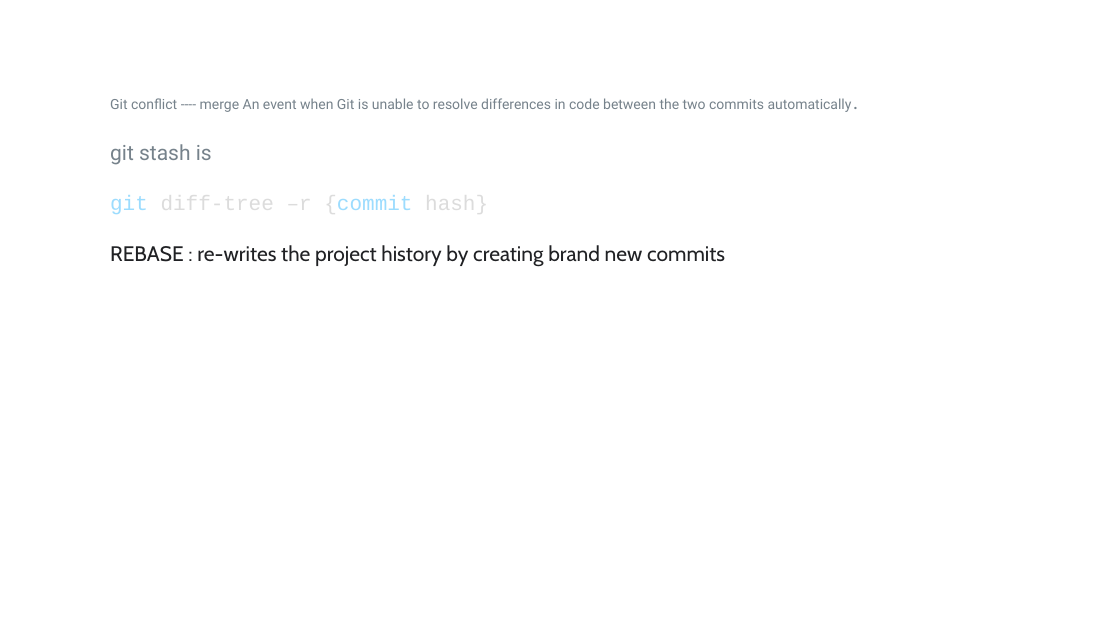
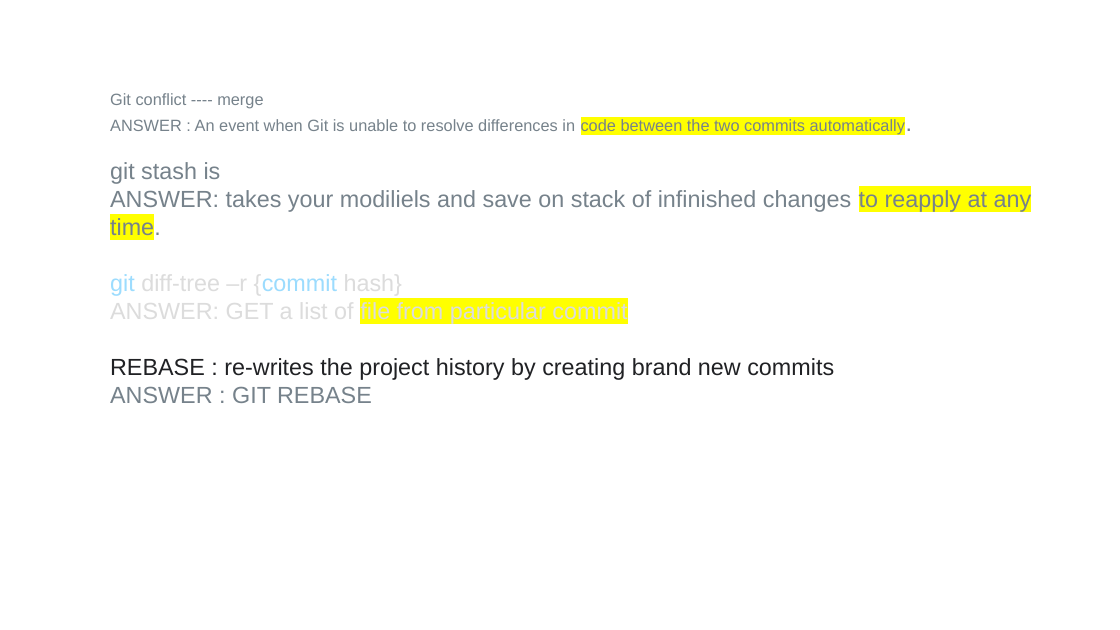
Before and after one commit to rmc3408/interviews, a slide deck: slide 2 of Mission/FE Dev with React vetting.pptx. Drawn at 1120x630 pixels with LibreOffice and Linux fonts; fonts in the diff are those of the drawing. Boxes give left, top, right and bottom in pixels: in the first picture for what was removed or moved away, otherwise in the second. Text is boxed around its words. In the diff, an @@ line names an element or a change of style, - is before the commit and + after.

```diff
--- a/Mission/FE Dev with React vetting.pptx
+++ b/Mission/FE Dev with React vetting.pptx
@@ text at [110, 93, 905, 135]: text changed; size 12 to 14 pt; font Roboto to Arial @@
-Git conflict ---- merge An event when Git is unable to resolve differences in code between the two commits automatically.
+Git conflict ---- merge
+ANSWER : An event when Git is unable to resolve differences in code between the two commits automatically.
@@ text at [110, 162, 834, 380]: size 18 to 20 pt in "git stash is", "git diff-tree –r {commit hash}", "REBASE : re-writes the project history by ..."; font Roboto to Arial in "git stash is"; font Courier New to Arial in "git diff-tree –r {commit hash}"; font Cabin to Arial in "REBASE : re-writes the project history by ..." @@
@@ text at [110, 188, 1032, 240]: paragraph added @@
+ANSWER: takes your modiliels and save on stack of infinished changes to reapply at any time.
@@ text at [360, 302, 627, 324]: paragraph added @@
+ANSWER: GET a list of file from particular commit
@@ text at [110, 386, 372, 403]: paragraph added @@
+ANSWER : GIT REBASE
```
Also in this commit, not shown: 1 other slide changed.
